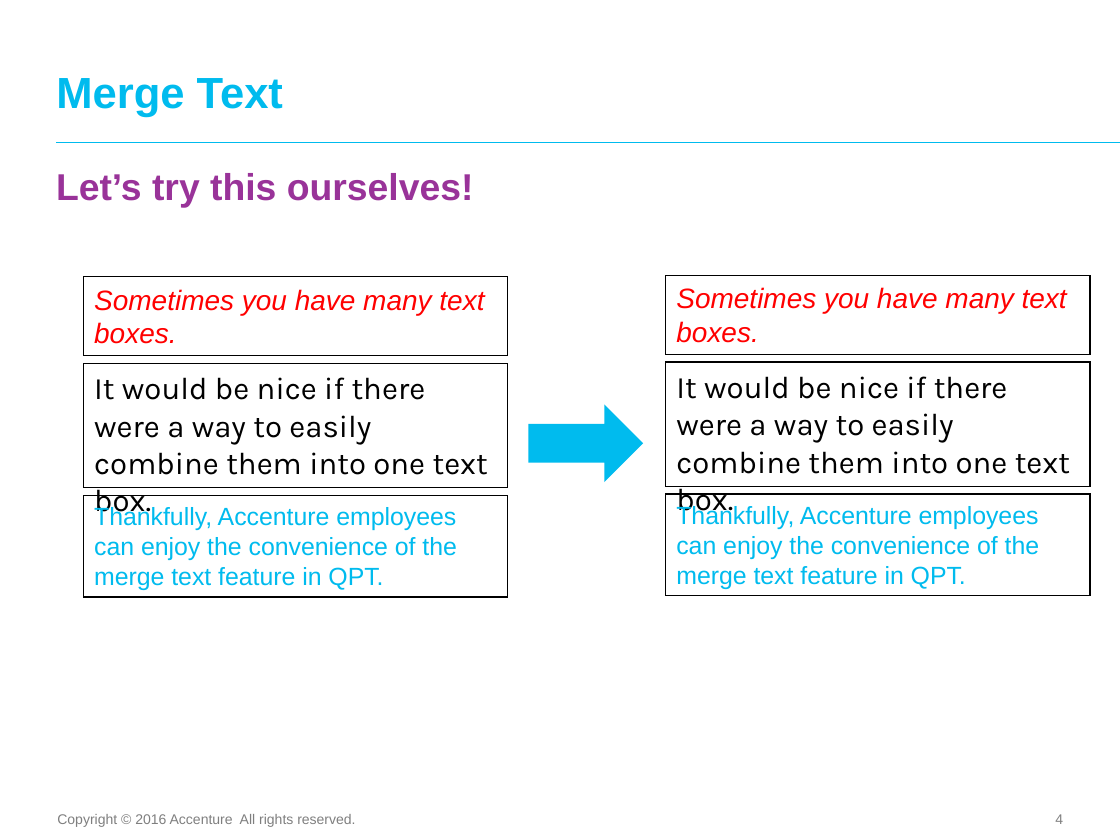
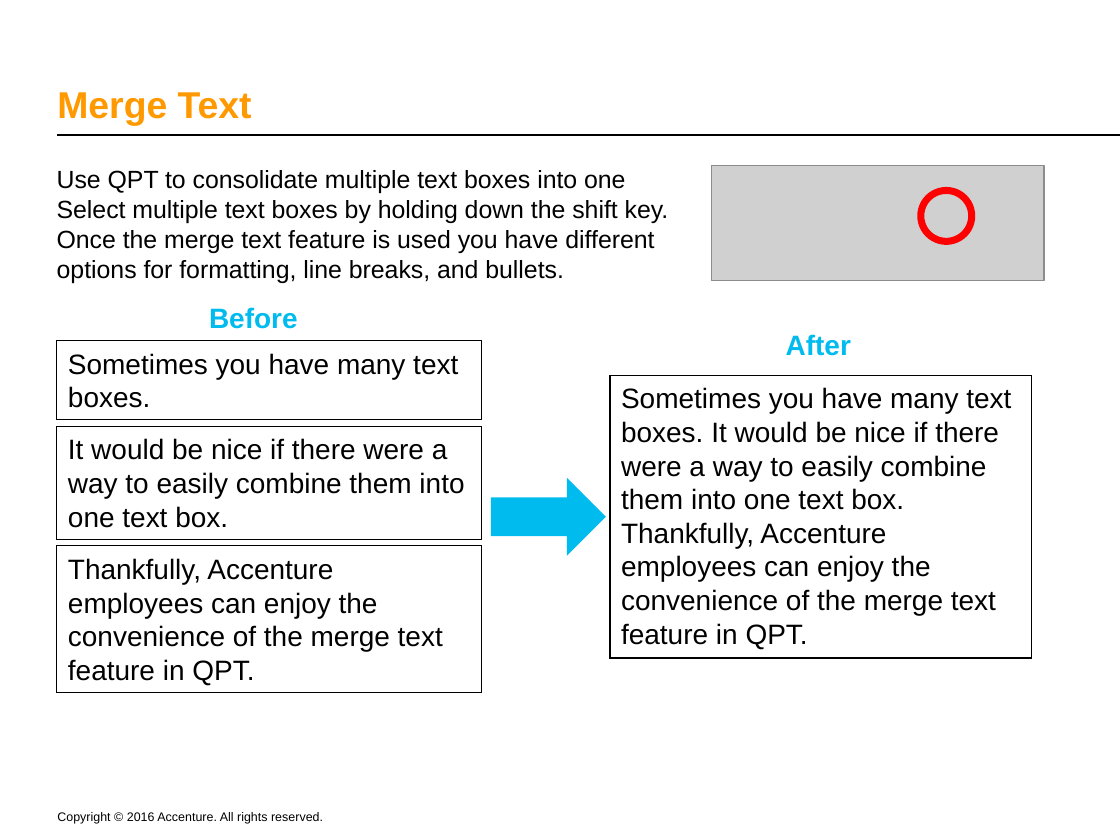
Before and after one commit to bbui1997/python-pptx-tags, a slide deck: slide 15 of test.pptx (slide 4 before the commit). Drawn at 1120x840 pixels with LibreOffice and Linux fonts; fonts in the diff are those of the drawing; grey boxes stand for pictures; background and template pictures are left out. Boxes give left, top, right and bottom in pixels: in the first picture for what was removed or moved away, otherwise in the second. Text is boxed around its words. In the diff, an @@ line names an element or a change of style, - is before the commit and + after.

```diff
--- a/test.pptx
+++ b/test.pptx
@@ title "Merge Text" moved from (x1=56, y1=78, x2=283, y2=117) to (x1=57, y1=92, x2=252, y2=126) @@
@@ title "Merge Text" at (x1=57, y1=92, x2=252, y2=126): size 28 to 24 pt, text colour #00BBEE to #FF9900; line spacing 26pt to 1 @@
@@ line moved from (56, 142) - (1120, 142) to (57, 136) - (1120, 136) @@
@@ line (57, 136) - (1120, 136): stroke #00BBEE 1 pt to #000000 1 pt @@
@@ text removed at (x1=56, y1=173, x2=474, y2=208) @@
-Let’s try this ourselves!
@@ text added at (x1=57, y1=170, x2=669, y2=283), 16 pt, text #000000 @@
+Use QPT to consolidate multiple text boxes into one Select multiple text boxes by holding down the shift key. Once the merge text feature is used you have different options for formatting, line breaks, and bullets.
@@ picture added at (x1=711, y1=165, x2=1044, y2=280) @@
@@ ellipse added at (x1=921, y1=190, x2=971, y2=241), outline #FF0000 4.5 pt @@
@@ rectangle removed at (x1=665, y1=276, x2=1090, y2=355) @@
-Sometimes you have many text boxes.
@@ text added at (x1=209, y1=307, x2=298, y2=329), 18 pt, text #00BBEE, bold @@
+Before
@@ rectangle "Sometimes you have many text ..." moved from (x1=83, y1=277, x2=507, y2=356) to (x1=57, y1=340, x2=482, y2=420) @@
@@ rectangle "Sometimes you have many text ..." at (x1=57, y1=340, x2=482, y2=420): text colour #FF0000 to #000000, italic off @@
@@ text added at (x1=786, y1=334, x2=851, y2=356), 18 pt, text #00BBEE, bold @@
+After
@@ rectangle "Sometimes you have many text ..." resized from (x1=665, y1=362, x2=1090, y2=486) to (x1=610, y1=375, x2=1032, y2=657) @@
@@ text in rectangle at (x1=621, y1=387, x2=1011, y2=649): text changed; size 20 to 18 pt; font Karla to Arial @@
-It would be nice if there were a way to easily combine them into one text box.
+Sometimes you have many text boxes. It would be nice if there were a way to easily combine them into one text box. Thankfully, Accenture employees can enjoy the convenience of the merge text feature in QPT.
@@ rectangle "It would be nice if ..." resized from (x1=83, y1=363, x2=507, y2=487) to (x1=57, y1=427, x2=482, y2=540) @@
@@ rectangle "It would be nice if ..." at (x1=57, y1=427, x2=482, y2=540): size 20 to 18 pt, font Karla to Arial @@
@@ left arrow moved from (x1=529, y1=404, x2=644, y2=482) to (x1=491, y1=478, x2=606, y2=556) @@
@@ rectangle removed at (x1=665, y1=494, x2=1090, y2=596) @@
-Thankfully, Accenture employees can enjoy the convenience of the merge text feature in QPT.
@@ rectangle "Thankfully, Accenture employees can enjoy ..." resized from (x1=83, y1=495, x2=507, y2=597) to (x1=57, y1=545, x2=482, y2=692) @@
@@ rectangle "Thankfully, Accenture employees can enjoy ..." at (x1=57, y1=545, x2=482, y2=692): size 16 to 18 pt, text colour #00BBEE to #000000 @@
@@ text at (x1=57, y1=812, x2=323, y2=824): text changed; size 9 to 8 pt; text colour #7F7F7F to #000000 @@
-Copyright © 2016 Accenture All rights reserved.
+Copyright © 2016 Accenture. All rights reserved.
@@ page number removed at (x1=1055, y1=814, x2=1063, y2=824) @@
-4
```
Also in this commit, not shown: 2 other slides changed, 25 slides added, 6 slides removed, 6 other files.
